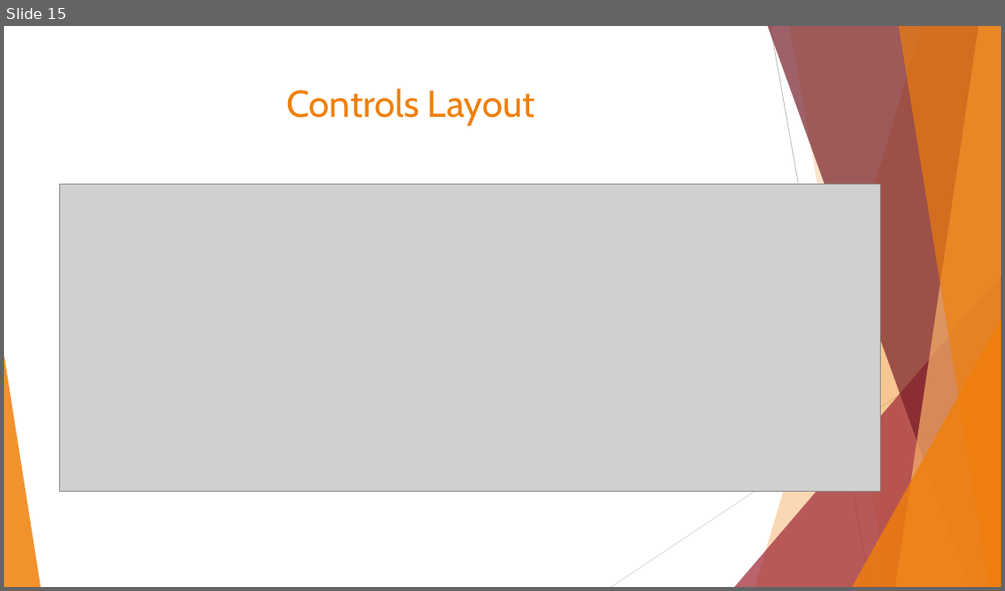
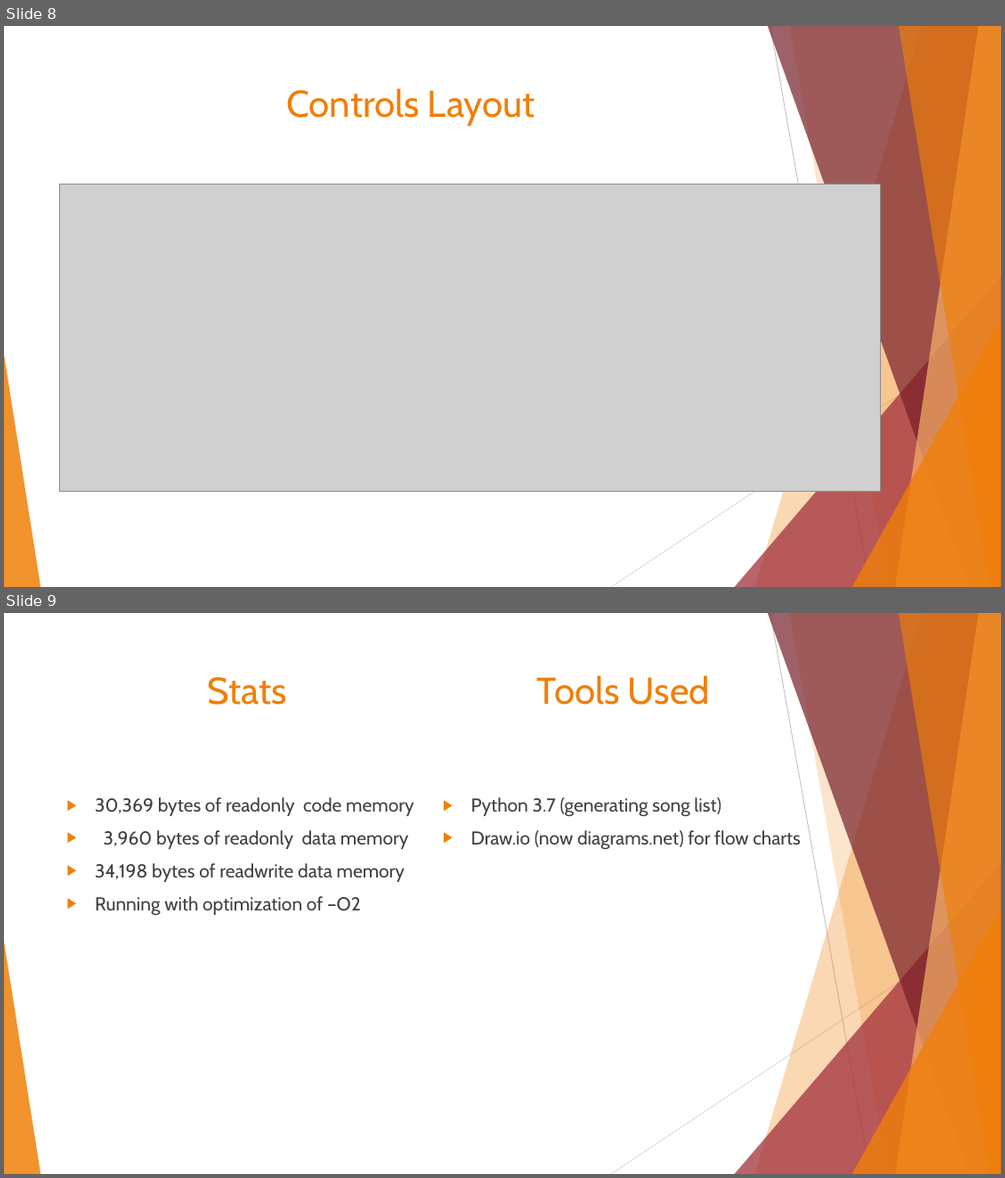
Before and after one commit to baldwinvs/embsys105, a slide deck: Project/Presentation.pptx. Shown one above the other, each under a label of ours: slide 15 before the commit, slides 8 and 9 after it. The pictures are 1005x591 and 1005x1178 pixels, drawn with LibreOffice and Linux fonts; fonts in the diff are those of the drawing; grey boxes stand for pictures. Boxes give left, top, right and bottom in pixels: in the first picture for what was removed or moved away, otherwise in the second. Text is boxed around its words. In the diff, an @@ line names an element or a change of style, - is before the commit and + after.

Commit message:
Refactored touchPolling and updated/added diagrams

```diff
--- a/Project/Presentation.pptx
+++ b/Project/Presentation.pptx
@@ slide 9 added at <box>4,613,1001,1174</box>, background #FFFFFF; not listed: 10 template elements that a slide beside it also shows @@
@@ title added at <box>208,677,287,705</box>, 36 pt, text #F07F09 @@
+Stats
@@ text added at <box>537,675,710,705</box>, 36 pt, text #F07F09 @@
+Tools Used
@@ text added at <box>95,797,413,916</box>, 18 pt, text #404040 @@
+▶ 30,369 bytes of readonly code memory
+▶ 3,960 bytes of readonly data memory
+▶ 34,198 bytes of readwrite data memory
+▶ Running with optimization of –O2
@@ text added at <box>471,797,800,850</box>, 18 pt, text #404040 @@
+▶ Python 3.7 (generating song list)
+▶ Draw.io (now diagrams.net) for flow charts
@@ what was slide 15 is now slide 8 @@
```
Also in this commit, not shown: 7 slides changed, 1 slide removed, 9 other files.
